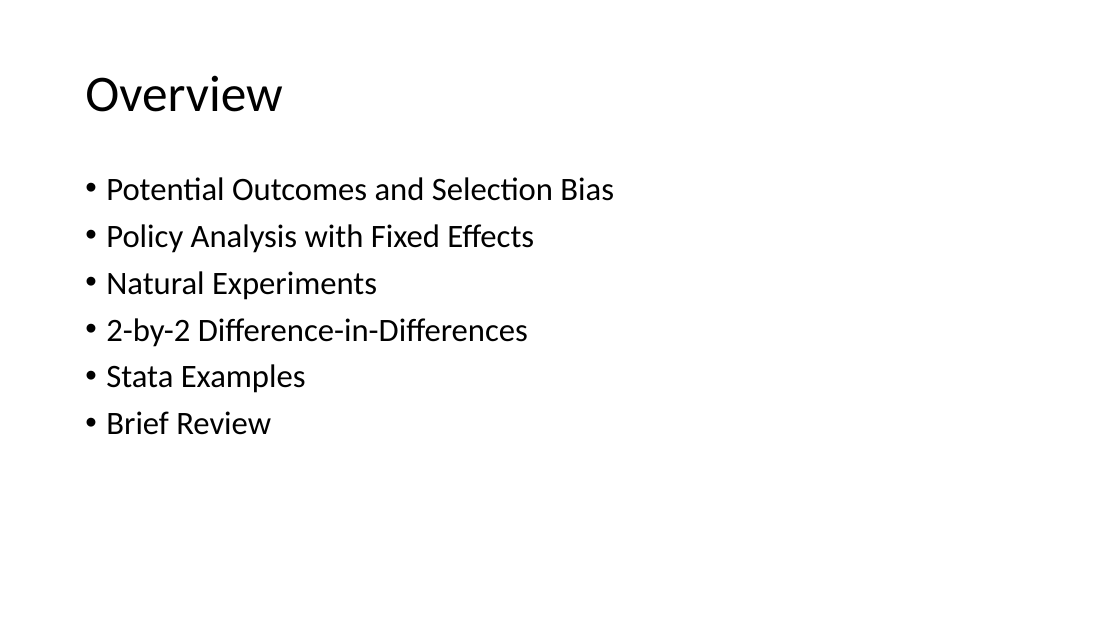
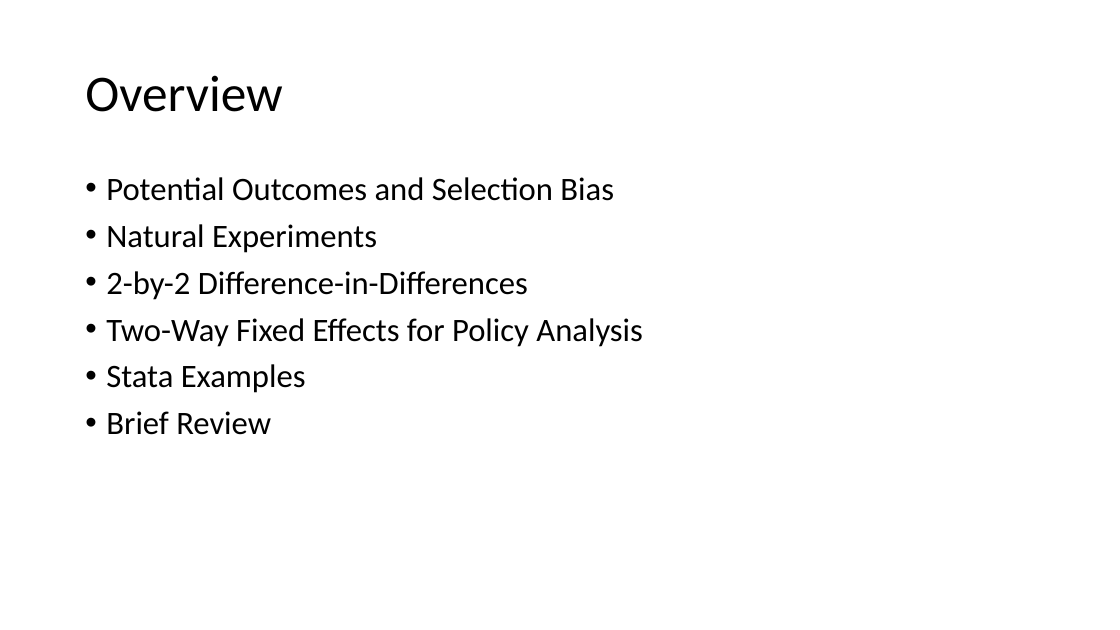
Before and after one commit to rowesamuel/Econ645, a slide deck: slide 2 of Slides/Week_5_Natural_Exp_DD.pptx. Drawn at 1120x630 pixels with LibreOffice and Linux fonts; fonts in the diff are those of the drawing. Boxes give left, top, right and bottom in pixels: in the first picture for what was removed or moved away, otherwise in the second. Text is boxed around its words. In the diff, an @@ line names an element or a change of style, - is before the commit and + after.

```diff
--- a/Slides/Week_5_Natural_Exp_DD.pptx
+++ b/Slides/Week_5_Natural_Exp_DD.pptx
@@ text at bbox=[106, 224, 534, 253]: paragraph removed @@
-• Policy Analysis with Fixed Effects
@@ text at bbox=[106, 318, 643, 347]: paragraph added @@
+• Two-Way Fixed Effects for Policy Analysis
```
Also in this commit, not shown: 8 other slides changed, 1 slide added, 3 other files.
